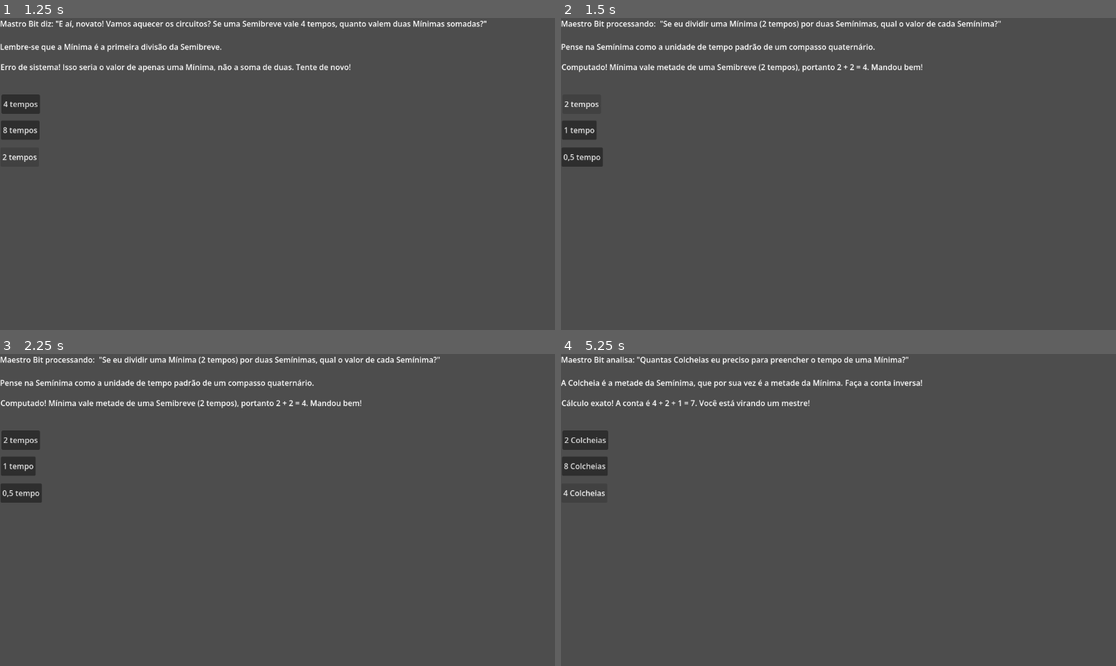
Above: before the commit, frames 1-4 (two rows, left to right).
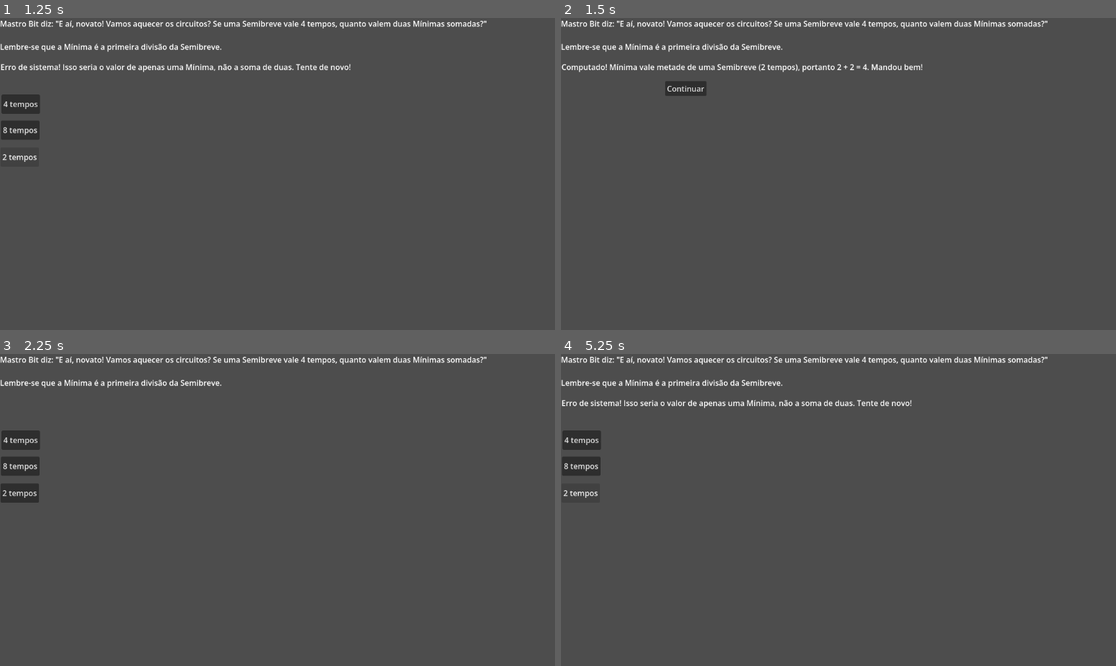
Above: after the commit, the same moments.

Repository: LS-PLuka/matematica-musical
Game: Godot game, scene res://scenes/gameplay/quiz/quiz_screen.tscn
The game is run twice, just before and just after one commit, with the same random seed, the same clock (stepped at 60 frames per second) and the same inputs.
Inputs (mouse positions are in pixels of both pictures, inside the frame that each line leads up to):
- Up to frame 1 (1.25 s): click "2 tempos" at 0.5 s
- Up to frame 2 (1.5 s): click "4 tempos" at 1.25 s
- Up to frame 3 (2.25 s): click (122, 425) at 2 s, where only the run after the commit has a clickable "Continuar"
- Up to frame 4 (5.25 s): click "0,5 tempo" (after the commit: "2 tempos") at 2.75 s; click "2 tempos" at 3.5 s; click "1 tempo" (after the commit: "8 tempos") at 4.25 s; click "7 tempos" (after the commit: "2 tempos") at 5 s

Frame 1 is identical in both runs. In frame 2, 2.8% of the frame differs, in the area x 0-88%, y 0-48%; in frame 3, 2.5%; in frame 4, 2.7%.

Commit message:
feat: adiciona botao de continuar para exibir proxima pergunta

Diff:
--- a/scenes/gameplay/quiz/quiz_screen.gd
+++ b/scenes/gameplay/quiz/quiz_screen.gd
@@ -9,6 +9,9 @@
 	$HBoxContainer/ButtonA.pressed.connect(func(): QuizManager.submit_answer("A"))
 	$HBoxContainer/ButtonB.pressed.connect(func(): QuizManager.submit_answer("B"))
 	$HBoxContainer/ButtonC.pressed.connect(func(): QuizManager.submit_answer("C"))
+	$ButtonContinue.visible = false
+	$ButtonContinue.text = "Continuar"
+	$ButtonContinue.pressed.connect(_on_continue_pressed)
 	pass
 
 func _on_question_loaded(data: Dictionary) -> void:
@@ -21,10 +24,25 @@
 
 func _on_answer_correct(feedback: String) -> void:
 	$FeedbackLabel.text = feedback
+	$FeedbackLabel.visible = true
+	$ButtonContinue.visible = true
+	$HBoxContainer/ButtonA.visible = false
+	$HBoxContainer/ButtonB.visible = false
+	$HBoxContainer/ButtonC.visible = false
+	QuizManager._load_current()
+	pass
+
+func _on_continue_pressed() -> void:
+	$ButtonContinue.visible = false
+	$FeedbackLabel.visible = false
+	$HBoxContainer/ButtonA.visible = true
+	$HBoxContainer/ButtonB.visible = true
+	$HBoxContainer/ButtonC.visible = true
 	pass
 
 func _on_answer_wrong(feedback: String) -> void:
 	$FeedbackLabel.text = feedback
+	$FeedbackLabel.visible = true
 	pass
 
 func _on_quiz_completed() -> void:
--- a/scenes/gameplay/quiz/quiz_screen.tscn
+++ b/scenes/gameplay/quiz/quiz_screen.tscn
@@ -29,6 +29,14 @@
 offset_right = 41.0
 offset_bottom = 130.0
 
+[node name="ButtonContinue" type="Button" parent="." unique_id=426948569]
+visible = false
+layout_mode = 0
+offset_left = 216.0
+offset_top = 131.0
+offset_right = 224.0
+offset_bottom = 139.0
+
 [node name="HBoxContainer" type="Control" parent="." unique_id=1012685102]
 anchors_preset = 0
 offset_top = 46.0
--- a/scripts/autoload/quiz_manager.gd
+++ b/scripts/autoload/quiz_manager.gd
@@ -42,7 +42,6 @@
 		if opt["correct"]:
 			answer_correct.emit(opt["feedback"])
 			_current_index += 1
-			_load_current()
 		else:
 			answer_wrong.emit(opt["feedback"])
 		return
